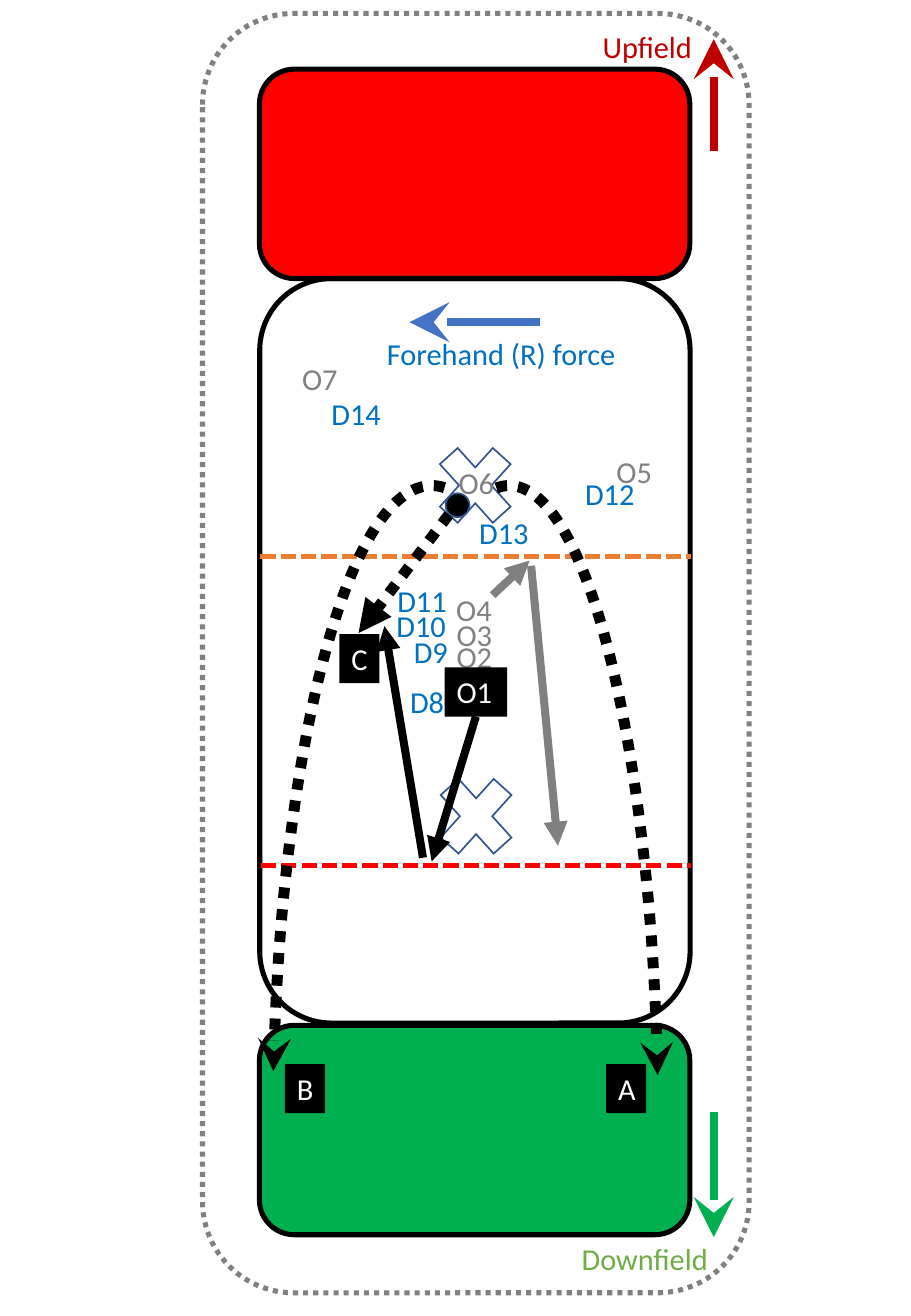
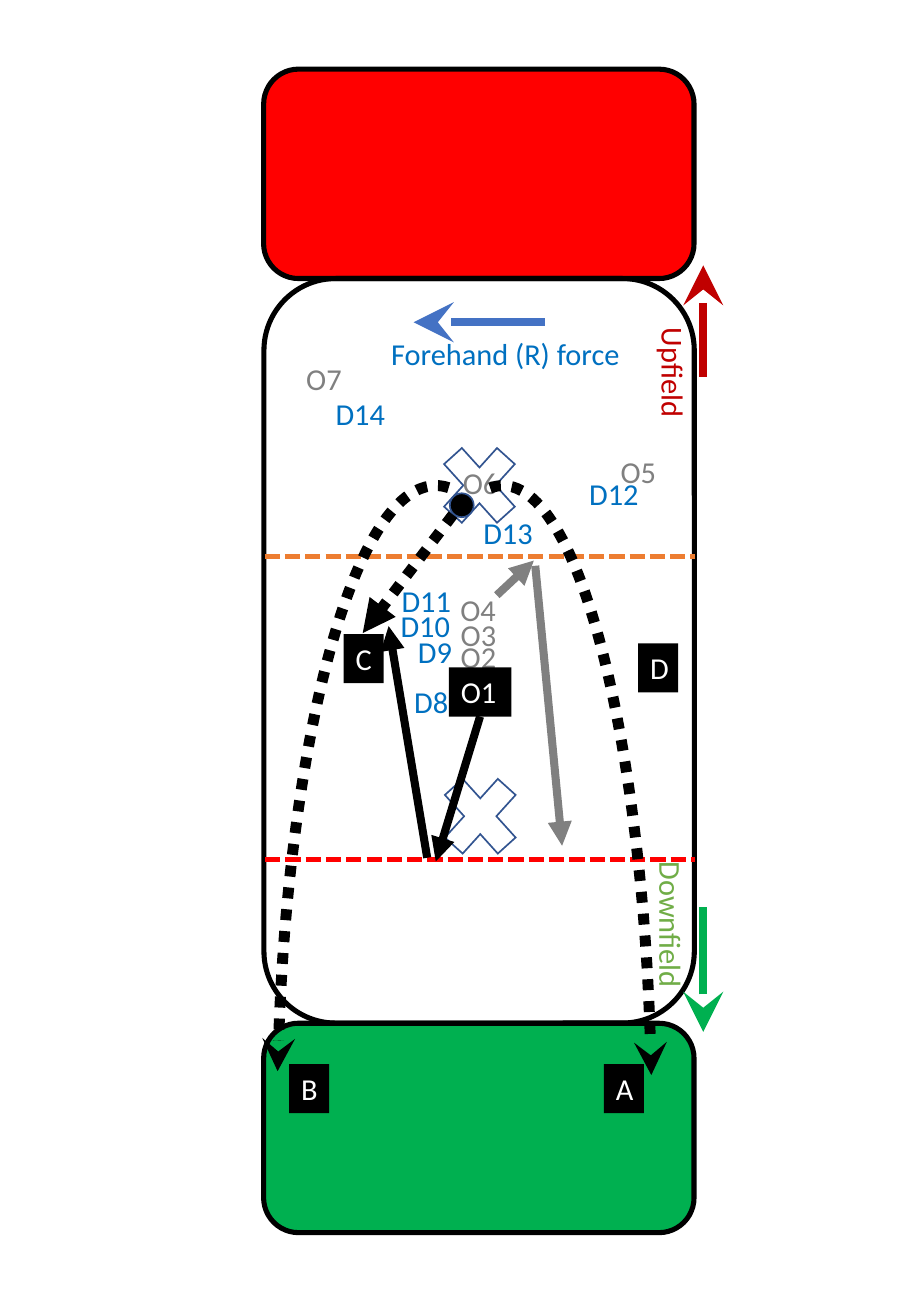
Before and after one commit to James-Reynolds/Ultimate-strategy-and-tactics, a slide deck: slide 5 of graphics/Graphics.pptx. Drawn at 911x1316 pixels with LibreOffice and Linux fonts; fonts in the diff are those of the drawing. Boxes give left, top, right and bottom in pixels: in the first picture for what was removed or moved away, otherwise in the second. Text is boxed around its words. In the diff, an @@ line names an element or a change of style, - is before the commit and + after.

```diff
--- a/graphics/Graphics.pptx
+++ b/graphics/Graphics.pptx
@@ rounded rectangle removed at (x1=203, y1=13, x2=749, y2=1292) @@
@@ arrow moved from (714, 39) - (714, 151) to (703, 265) - (703, 377) @@
@@ text "Upfield" moved from (x1=603, y1=37, x2=692, y2=63) to (x1=654, y1=336, x2=691, y2=415) @@
@@ text "Upfield" at (x1=654, y1=336, x2=691, y2=415): rotation 0 to 90 degrees @@
@@ arc (boxed as its full ellipse) moved from (x1=361, y1=486, x2=658, y2=1316) to (x1=353, y1=486, x2=651, y2=1316) @@
@@ 14 texts, 6 arrows, 3 rounded rectangles, 2 rectangles, 2 crosses, 1 ellipse, 1 line, 1 arc (boxed as its full ellipse) moved together from (x1=260, y1=69, x2=691, y2=1316) to (x1=264, y1=69, x2=695, y2=1316) @@
@@ rectangle added at (x1=638, y1=644, x2=678, y2=692), fill #000000, 18 pt, text #FFFFFF @@
+D
@@ line moved from (261, 866) - (691, 866) to (265, 859) - (695, 859) @@
@@ text "Downfield" at (x1=651, y1=874, x2=688, y2=984): rotation 0 to 90 degrees @@
@@ text "Downfield" moved from (x1=582, y1=1249, x2=708, y2=1278) to (x1=651, y1=874, x2=688, y2=984) @@
@@ arrow moved from (714, 1237) - (714, 1113) to (703, 1031) - (703, 907) @@
```
Also in this commit, not shown: 8 other slides changed, 7 other files.
